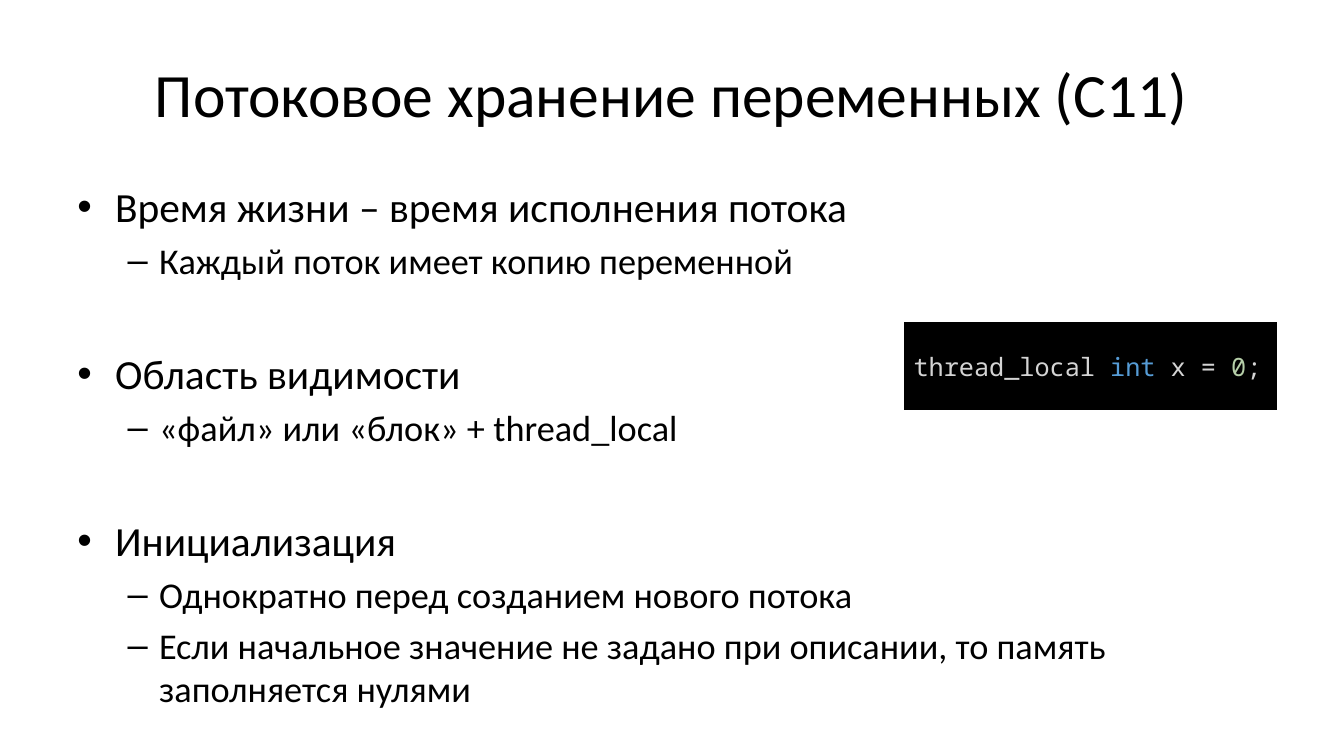
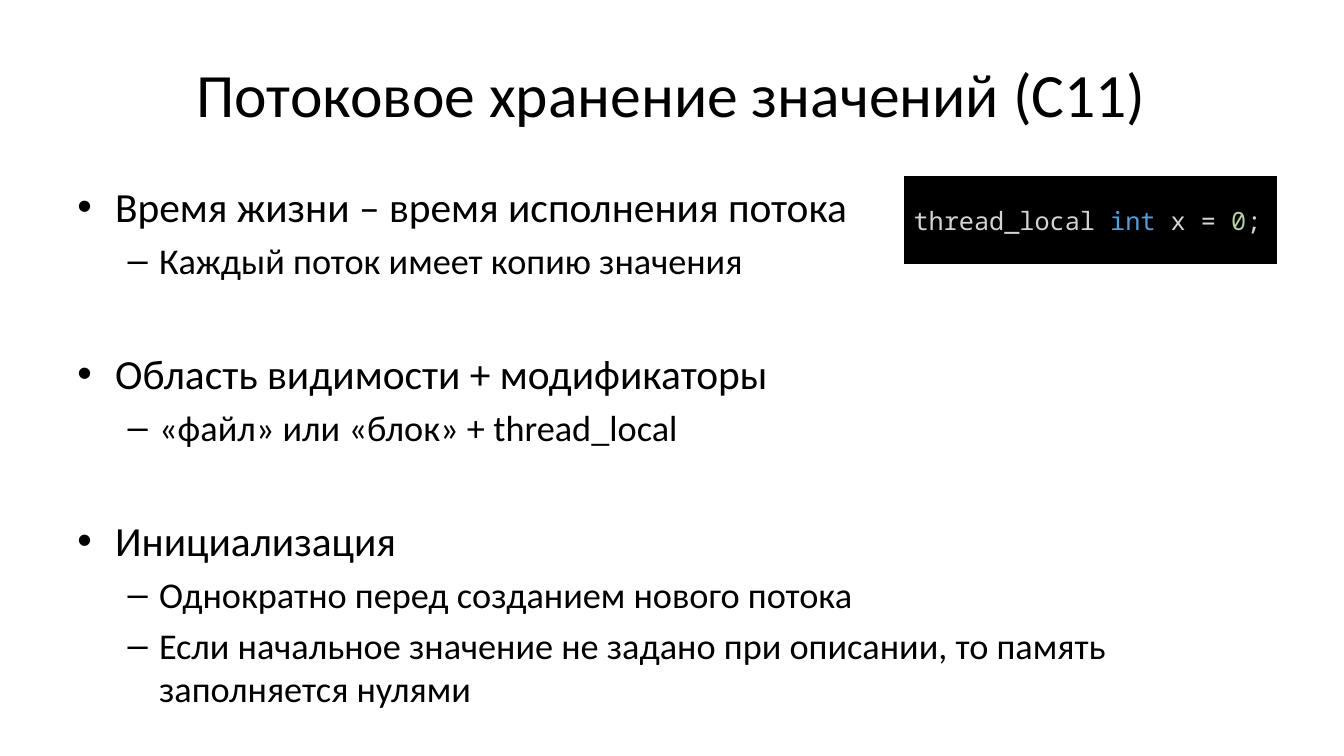
Before and after one commit to Evgueni-Petrov-aka-espetrov/Algorithms-and-Programming-in-C-pptx, a slide deck: slide 122 of 02.75 Лексика и концепции языка Си.pptx (slide 121 before the commit). Drawn at 1344x756 pixels with LibreOffice and Linux fonts; fonts in the diff are those of the drawing. Boxes give left, top, right and bottom in pixels: in the first picture for what was removed or moved away, otherwise in the second. Text is boxed around its words. In the diff, an @@ line names an element or a change of style, - is before the commit and + after.

Commit message:
добавил про динамическое хранение; упорядочил по частотности; добавил пример про области видимости и картинку про стек, кучу и т.п.

```diff
--- a/02.75 Лексика и концепции языка Си.pptx
+++ b/02.75 Лексика и концепции языка Си.pptx
@@ title at <box>197,72,1146,127</box>: text changed @@
-Потоковое хранение переменных (С11)
+Потоковое хранение значений (С11)
@@ rectangle "thread_local int x = 0;": place and size @@
-rectangle "thread_local int x = 0;" at <box>904,323,1277,410</box>
+rectangle "thread_local int x = 0;" at <box>904,176,1277,264</box>
@@ text at <box>115,249,768,396</box>: text changed @@
-  – Каждый поток имеет копию переменной
-• Область видимости
+  – Каждый поток имеет копию значения
+• Область видимости + модификаторы
```
Also in this commit, not shown: 31 other slides changed, 6 slides added.
